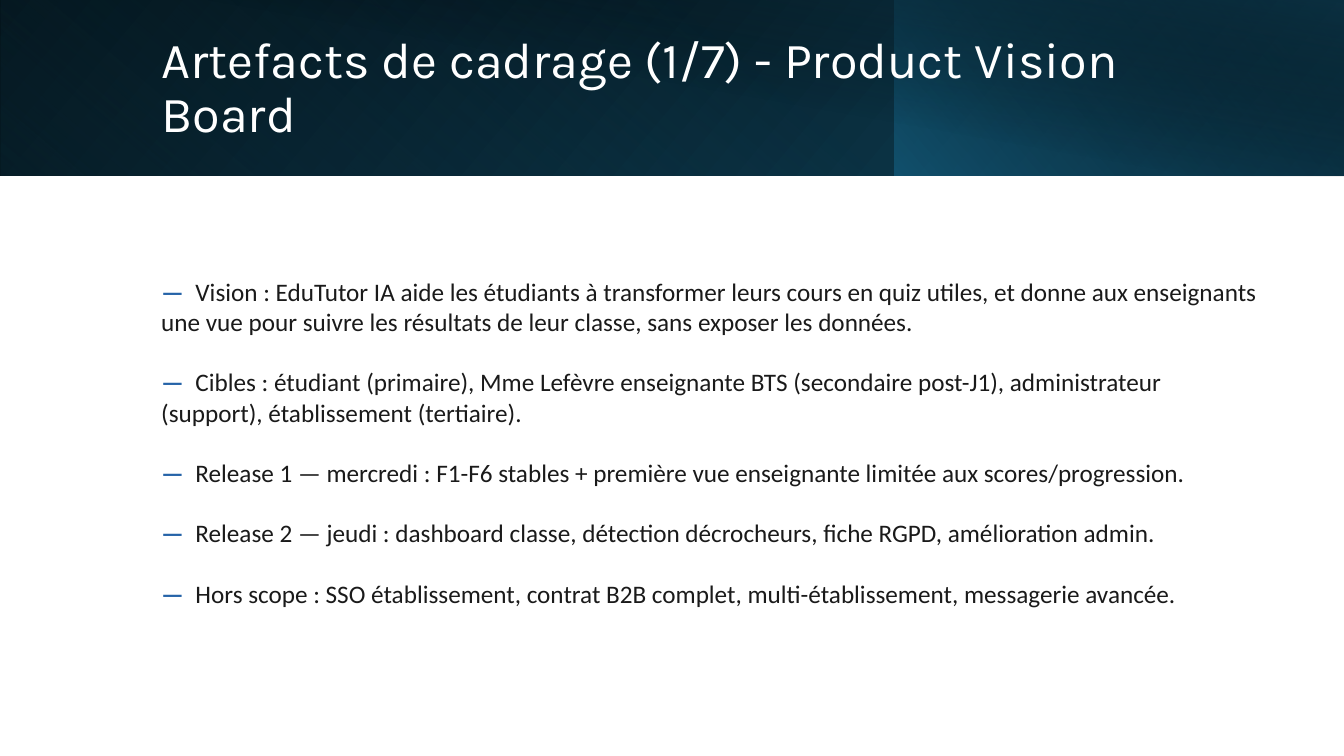
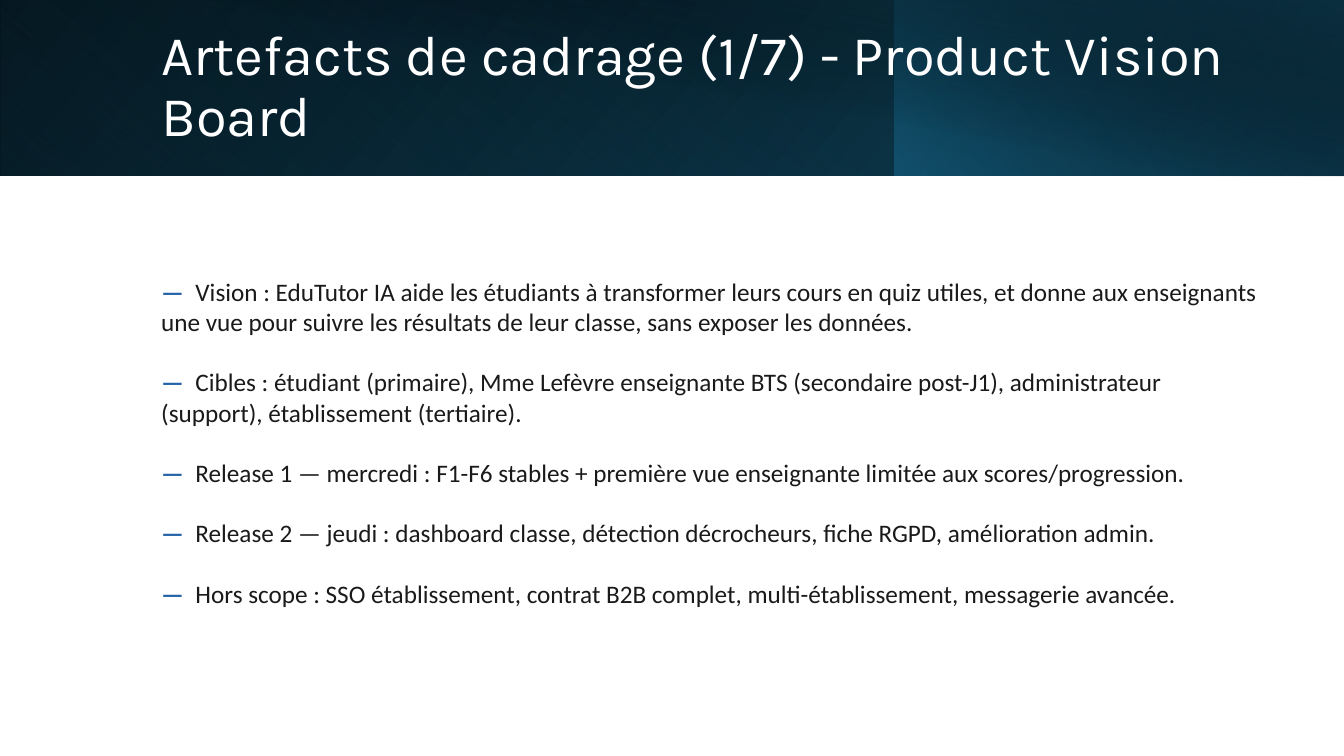
Before and after one commit to EQUIPE-4-APOCALIPSSI/IPSSI_APOCAL_KIT, a slide deck: slide 4 of docs/soutenance/Soutenance_EQUIPE-4_APOCALIPSSI.pptx. Drawn at 1344x756 pixels with LibreOffice and Linux fonts; fonts in the diff are those of the drawing. Boxes give left, top, right and bottom in pixels: in the first picture for what was removed or moved away, otherwise in the second. Text is boxed around its words. In the diff, an @@ line names an element or a change of style, - is before the commit and + after.

```diff
--- a/docs/soutenance/Soutenance_EQUIPE-4_APOCALIPSSI.pptx
+++ b/docs/soutenance/Soutenance_EQUIPE-4_APOCALIPSSI.pptx
@@ text "Artefacts de cadrage (1/7) - ..." at box(161, 34, 1224, 137): size 36 to 40 pt @@
```
Also in this commit, not shown: 3 other slides changed, 8 slides added.
